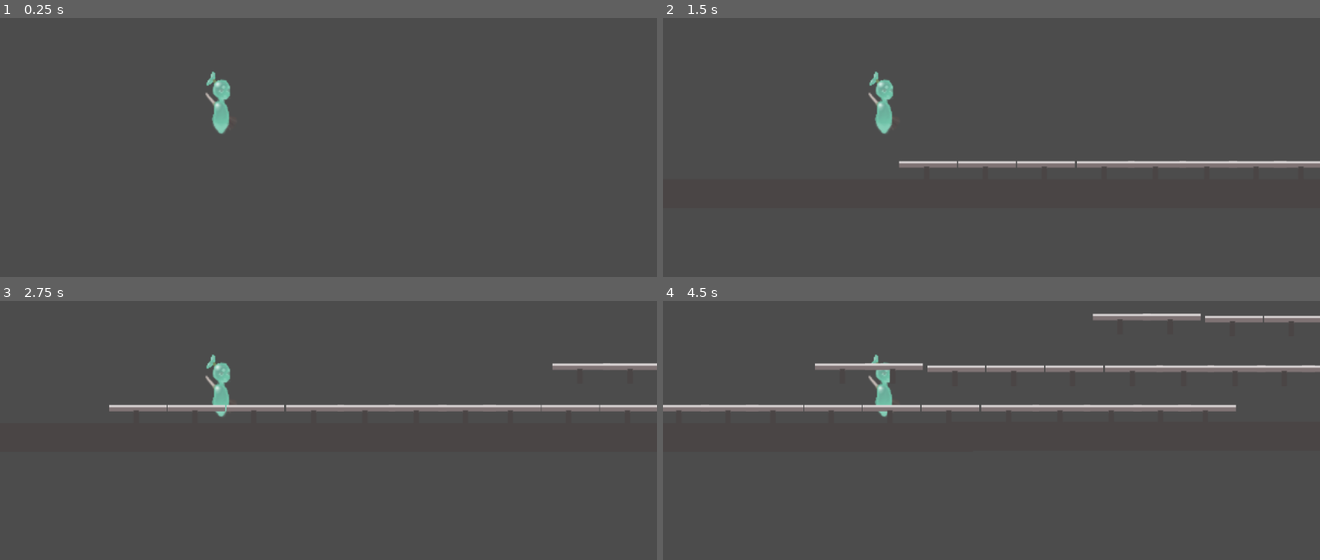
Above: before the commit, frames 1-4 (two rows, left to right).
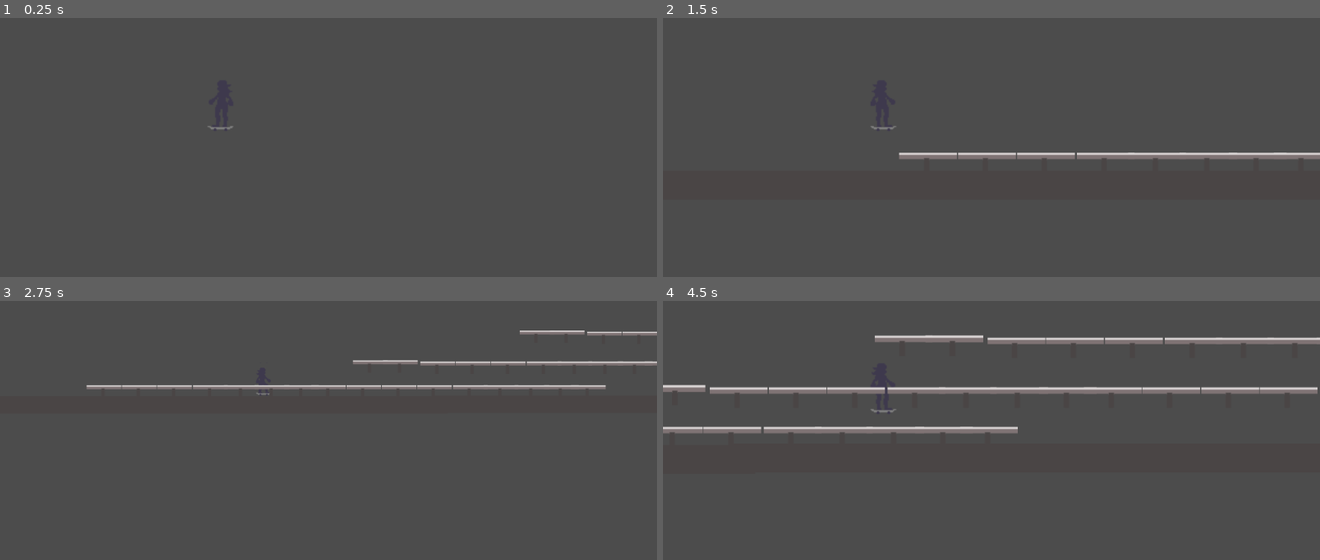
Above: after the commit, the same moments.

Repository: punchcafe/girls-on-wheels-godot
Game: Godot game, scene res://GameDemo.tscn
Two runs of this game, one before a commit and one after it. Both use one fixed random seed, a clock stepped at 60 frames per second and the inputs below. Before the commit the project has no main scene; this scene is started directly in both runs.
Inputs:
- Up to frame 1 (0.25 s): no input
- Up to frame 2 (1.5 s): hold Right (ui_right) 0.53-1.28 s; hold Space (ollie_button) 0.53-1.28 s; hold Left (ui_left) from 1.28 s (still down); tap Space (ollie_button) at 1.35 s
- Up to frame 3 (2.75 s): release Left (ui_left) at 2.03 s; hold Right (ui_right) from 2.03 s (still down); hold Space (ollie_button) from 2.03 s (still down)
- Up to frame 4 (4.5 s): release Space (ollie_button) at 2.78 s; tap Space (ollie_button) at 2.85, 4.35 s; release Right (ui_right) at 3.53 s; hold Space (ollie_button) 3.53-4.28 s; hold Left (ui_left) from 3.53 s (still down)

The runs differ from the first frame. In frame 1, 0.5% of the frame differs, in the area x 31-36%, y 20-45%; in frame 2, 3.9%; in frame 3, 5.6%; in frame 4, 11%, in the area x 0-100%, y 4-52%.

Commit message:
:bento::sparkles::hankey: add animations and assets

Diff:
--- a/GameDemo.tscn
+++ b/GameDemo.tscn
@@ -10,7 +10,16 @@
 position = Vector2( 369.843, 281.842 )
 
 [node name="Floor3" parent="." instance=ExtResource( 1 )]
-position = Vector2( -318.494, 281.842 )
+position = Vector2( -317.435, 281.842 )
+rotation = -6.28319
+
+[node name="Floor5" parent="." instance=ExtResource( 1 )]
+position = Vector2( -685.068, -74.1377 )
+rotation = 1.5708
+
+[node name="Floor6" parent="." instance=ExtResource( 1 )]
+position = Vector2( 2000.67, -92.1485 )
+rotation = 1.5708
 
 [node name="Floor2" parent="." instance=ExtResource( 1 )]
 position = Vector2( 1085.01, 280.878 )
--- a/MovementStrategyManager.gd
+++ b/MovementStrategyManager.gd
@@ -8,6 +8,7 @@
 
 # Called when the node enters the scene tree for the first time.
 func _ready():
+	# TODO: make it get applicable statuses to allow multiple animations off the same movement strategy
 	for child in get_children():
 		strategies_by_status[child.get_applicable_status()] = child
 	print(strategies_by_status)
--- a/Skater.tscn
+++ b/Skater.tscn
@@ -1,14 +1,167 @@
-[gd_scene load_steps=8 format=2]
-
-[ext_resource path="res://final-kodama-for-godot.png" type="Texture" id=1]
+[gd_scene load_steps=18 format=2]
+
+[ext_resource path="res://skater_sprite_sheet.png" type="Texture" id=1]
 [ext_resource path="res://SkaterScript.gd" type="Script" id=2]
 [ext_resource path="res://Camera2D.gd" type="Script" id=3]
 [ext_resource path="res://MovementStrategyManager.gd" type="Script" id=4]
 [ext_resource path="res://skate_movement_strategy.gd" type="Script" id=5]
 [ext_resource path="res://grind_movement_strategy.gd" type="Script" id=6]
+[ext_resource path="res://run_movement_strategy.gd" type="Script" id=7]
 
 [sub_resource type="RectangleShape2D" id=1]
-extents = Vector2( 16.9423, 4.21696 )
+extents = Vector2( 16.9423, 1.29246 )
+
+[sub_resource type="Animation" id=8]
+resource_name = "GRINDING_LEFT"
+length = 0.4
+loop = true
+tracks/0/type = "value"
+tracks/0/path = NodePath("skater-sprite-sheet:frame")
+tracks/0/interp = 1
+tracks/0/loop_wrap = true
+tracks/0/imported = false
+tracks/0/enabled = true
+tracks/0/keys = {
+"times": PoolRealArray( 0, 0.1, 0.2, 0.3 ),
+"transitions": PoolRealArray( 1, 1, 1, 1 ),
+"update": 1,
+"values": [ 32, 33, 34, 35 ]
+}
+
+[sub_resource type="Animation" id=7]
+resource_name = "STANDING"
+length = 0.4
+loop = true
+tracks/0/type = "value"
+tracks/0/path = NodePath("skater-sprite-sheet:frame")
+tracks/0/interp = 1
+tracks/0/loop_wrap = true
+tracks/0/imported = false
+tracks/0/enabled = true
+tracks/0/keys = {
+"times": PoolRealArray( 0, 0.1, 0.2, 0.3 ),
+"transitions": PoolRealArray( 1, 1, 1, 1 ),
+"update": 1,
+"values": [ 28, 29, 30, 31 ]
+}
+
+[sub_resource type="Animation" id=10]
+resource_name = "RUNNING_LEFT"
+length = 0.4
+loop = true
+tracks/0/type = "value"
+tracks/0/path = NodePath("skater-sprite-sheet:frame")
+tracks/0/interp = 1
+tracks/0/loop_wrap = true
+tracks/0/imported = false
+tracks/0/enabled = true
+tracks/0/keys = {
+"times": PoolRealArray( 0, 0.1, 0.2, 0.3 ),
+"transitions": PoolRealArray( 1, 1, 1, 1 ),
+"update": 1,
+"values": [ 8, 9, 10, 11 ]
+}
+
+[sub_resource type="Animation" id=9]
+resource_name = "RUNNING_RIGHT"
+length = 0.4
+loop = true
+tracks/0/type = "value"
+tracks/0/path = NodePath("skater-sprite-sheet:frame")
+tracks/0/interp = 1
+tracks/0/loop_wrap = true
+tracks/0/imported = false
+tracks/0/enabled = true
+tracks/0/keys = {
+"times": PoolRealArray( 0, 0.1, 0.2, 0.3 ),
+"transitions": PoolRealArray( 1, 1, 1, 1 ),
+"update": 1,
+"values": [ 4, 5, 6, 7 ]
+}
+
+[sub_resource type="Animation" id=6]
+resource_name = "SKATE_CROUCHING_LEFT"
+length = 0.4
+loop = true
+tracks/0/type = "value"
+tracks/0/path = NodePath("skater-sprite-sheet:frame")
+tracks/0/interp = 1
+tracks/0/loop_wrap = true
+tracks/0/imported = false
+tracks/0/enabled = true
+tracks/0/keys = {
+"times": PoolRealArray( 0, 0.1, 0.2, 0.3 ),
+"transitions": PoolRealArray( 1, 1, 1, 1 ),
+"update": 1,
+"values": [ 24, 25, 26, 27 ]
+}
+
+[sub_resource type="Animation" id=4]
+resource_name = "SKATE_CROUCHING_RIGHT"
+length = 0.4
+loop = true
+tracks/0/type = "value"
+tracks/0/path = NodePath("skater-sprite-sheet:frame")
+tracks/0/interp = 1
+tracks/0/loop_wrap = true
+tracks/0/imported = false
+tracks/0/enabled = true
+tracks/0/keys = {
+"times": PoolRealArray( 0, 0.1, 0.2, 0.3 ),
+"transitions": PoolRealArray( 1, 1, 1, 1 ),
+"update": 1,
+"values": [ 20, 21, 22, 23 ]
+}
+
+[sub_resource type="Animation" id=3]
+resource_name = "SKATE_STANDING_LEFT"
+length = 0.4
+loop = true
+tracks/0/type = "value"
+tracks/0/path = NodePath("skater-sprite-sheet:frame")
+tracks/0/interp = 1
+tracks/0/loop_wrap = true
+tracks/0/imported = false
+tracks/0/enabled = true
+tracks/0/keys = {
+"times": PoolRealArray( 0, 0.1, 0.2, 0.3 ),
+"transitions": PoolRealArray( 1, 1, 1, 1 ),
+"update": 1,
+"values": [ 16, 17, 18, 19 ]
+}
+
+[sub_resource type="Animation" id=2]
+resource_name = "SKATE_STANDING_RIGHT"
+length = 0.4
+loop = true
+step = 0.4
+tracks/0/type = "value"
+tracks/0/path = NodePath("skater-sprite-sheet:frame")
+tracks/0/interp = 1
+tracks/0/loop_wrap = true
+tracks/0/imported = false
+tracks/0/enabled = true
+tracks/0/keys = {
+"times": PoolRealArray( 0.00490049, 0.1, 0.2, 0.3 ),
+"transitions": PoolRealArray( 1, 1, 1, 1 ),
+"update": 1,
+"values": [ 12, 13, 14, 15 ]
+}
+
+[sub_resource type="Animation" id=11]
+resource_name = "STANDING"
+tracks/0/type = "value"
+tracks/0/path = NodePath("skater-sprite-sheet:frame")
+tracks/0/interp = 1
+tracks/0/loop_wrap = true
+tracks/0/imported = false
+tracks/0/enabled = true
+tracks/0/keys = {
+"times": PoolRealArray( 0 ),
+"transitions": PoolRealArray( 1 ),
+"update": 1,
+"values": [ 0 ]
+}
 
 [node name="Node2D" type="Node2D"]
 position = Vector2( 20.2272, -43.4509 )
@@ -17,12 +170,14 @@
 position = Vector2( 15.3576, 64.0526 )
 script = ExtResource( 2 )
 
-[node name="final-kodama-for-godot" type="Sprite" parent="KinematicBody2D"]
+[node name="skater-sprite-sheet" type="Sprite" parent="KinematicBody2D"]
 position = Vector2( 0.642365, -30.0526 )
 texture = ExtResource( 1 )
+vframes = 10
+hframes = 4
 
 [node name="CollisionShape2D" type="CollisionShape2D" parent="KinematicBody2D"]
-position = Vector2( -0.374603, 0.374588 )
+position = Vector2( -0.374603, -4.62541 )
 shape = SubResource( 1 )
 
 [node name="Camera2D" type="Camera2D" parent="KinematicBody2D"]
@@ -45,3 +200,17 @@
 
 [node name="GrindMovementStrategy" type="Node" parent="KinematicBody2D/MovementStrategyManager"]
 script = ExtResource( 6 )
+
+[node name="RunMovementStrategy" type="Node" parent="KinematicBody2D/MovementStrategyManager"]
+script = ExtResource( 7 )
+
+[node name="AnimationPlayer" type="AnimationPlayer" parent="KinematicBody2D"]
+anims/GRINDING_LEFT = SubResource( 8 )
+anims/GRINDING_RIGHT = SubResource( 7 )
+anims/RUNNING_LEFT = SubResource( 10 )
+anims/RUNNING_RIGHT = SubResource( 9 )
+anims/SKATE_CROUCHING_LEFT = SubResource( 6 )
+anims/SKATE_CROUCHING_RIGHT = SubResource( 4 )
+anims/SKATE_STANDING_LEFT = SubResource( 3 )
+anims/SKATE_STANDING_RIGHT = SubResource( 2 )
+anims/STANDING = SubResource( 11 )
--- a/SkaterScript.gd
+++ b/SkaterScript.gd
@@ -1,6 +1,7 @@
 extends KinematicBody2D
 
 var grindVelocityMagnitude := 0
+var run = false
 # TODO: make private and make access abstracted
 var grindingRail = null
 var regularVelocity := Vector2(0,0)
@@ -14,14 +15,16 @@
 	for child in get_children():
 		if(child is Camera2D):
 			camera = child
-		if(child is Node):
+		if(child.get_name() == "MovementStrategyManager"):
 			movementStrategyManager = child
 	pass # Replace with function body.
 
 func _process(delta):
+	_mvp_animation_calculator()
+	print(get_status())
 	var lower_lim = 0.6
 	var upper_lim = 1.0
-	var ratio = abs(regularVelocity.x/350)
+	var ratio = abs(regularVelocity.x/350)-0.1
 	var x_zoom : float
 	if(ratio < lower_lim):
 		x_zoom = lower_lim
@@ -34,8 +37,37 @@
 func _physics_process(delta):
 	movementStrategyManager.get_strategy_for_status(get_status()).move(self, delta)
 
+func _mvp_animation_calculator():
+	if(get_status() == "SKATING"):
+		if(crouched):
+			if(regularVelocity.x > 0):
+				$AnimationPlayer.play("SKATE_CROUCHING_RIGHT")
+			else:
+				$AnimationPlayer.play("SKATE_CROUCHING_LEFT")
+		else:
+			if(regularVelocity.x > 0):
+				$AnimationPlayer.play("SKATE_STANDING_RIGHT")
+			else:
+				$AnimationPlayer.play("SKATE_STANDING_LEFT")
+	elif(get_status() == "GRINDING"):
+		if(regularVelocity.x > 0):
+			$AnimationPlayer.play("GRINDING_RIGHT")
+		else:
+			$AnimationPlayer.play("GRINDING_LEFT")
+	elif(get_status() == "RUN"):
+		if(regularVelocity.x < 1 && regularVelocity.x > -1):
+			$AnimationPlayer.play("STANDING")
+		elif(regularVelocity.x > 0):
+			$AnimationPlayer.play("RUNNING_RIGHT")
+		else:
+			$AnimationPlayer.play("RUNNING_LEFT")
+
+
+
 
 func get_status():
+	if(run):
+		return "RUN"
 	if(grindingRail):
 		return "GRINDING"
 	else:
--- a/project.godot
+++ b/project.godot
@@ -16,6 +16,7 @@
 [application]
 
 config/name="Girls-on-wheels"
+run/main_scene="res://GameDemo.tscn"
 config/icon="res://icon.png"
 
 [input]
--- /dev/null
+++ b/run_movement_strategy.gd
@@ -0,0 +1,28 @@
+extends "res://movement_strategy.gd"
+
+
+# Declare member variables here. Examples:
+# var a = 2
+# var b = "text"
+
+
+# Called when the node enters the scene tree for the first time.
+func _ready():
+	pass # Replace with function body.
+
+
+func move(skater, delta):
+	if Input.is_action_pressed("ui_right"):
+		skater.regularVelocity = Vector2(250,0)
+	elif Input.is_action_pressed("ui_left"):
+		skater.regularVelocity = Vector2(-250,0)
+	else:
+		skater.regularVelocity = Vector2(0,0)
+		return
+	if Input.is_action_pressed("ollie_button"):
+		skater.run = false
+		skater.crouched = false
+	skater.move_and_collide(skater.regularVelocity*delta)
+
+func get_applicable_status():
+	return "RUN"
--- a/skate_movement_strategy.gd
+++ b/skate_movement_strategy.gd
@@ -40,6 +40,12 @@
 		skater.regularVelocity = apply_horizontal_friction(skater.regularVelocity)
 
 func apply_after_collision_input(initialCollision, skater):
+	if(skater.regularVelocity.x < 0.1 && skater.regularVelocity.x > -0.1):
+		print("setting it")
+		print(skater.regularVelocity)
+		skater.crouched = false
+		skater.run = true
+		pass
 	if Input.is_action_pressed("ollie_button"):
 		skater.crouched = true
 	else:
Binary file changed: icon.png
Binary file added: skater_sprite_sheet.png
Not shown, added: skater_sprite_sheet.png.import
Not shown, added: ps_files/sihlouette.psd
Not shown, added: ps_files/sprite_sheet.psd
